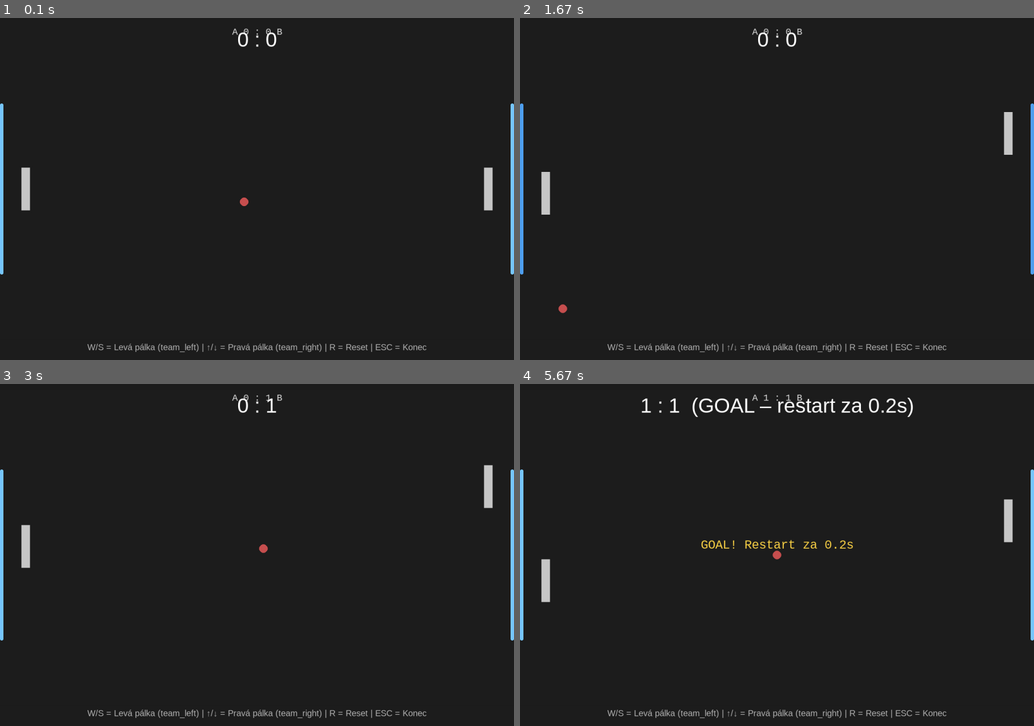
Above: before the commit, frames 1-4 (two rows, left to right).
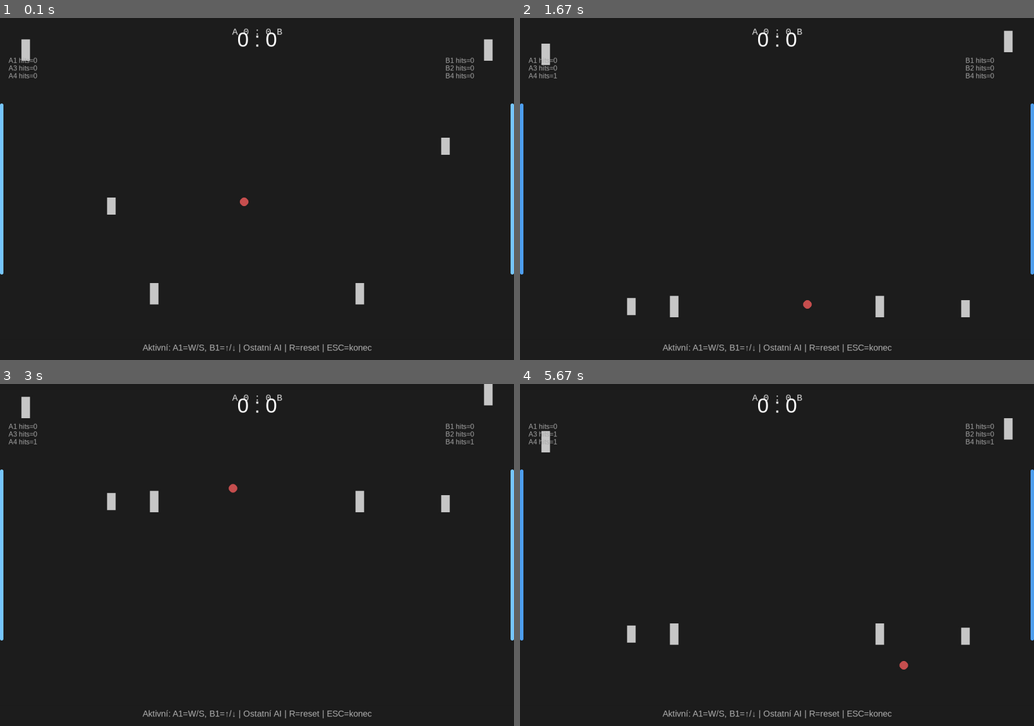
Above: after the commit, the same moments.

Repository: lucny/multipong
Game: pygame game, started from multipong/network/client/client_main.py
Two runs of this game, one before a commit and one after it. Both use one fixed random seed, a clock stepped at 60 frames per second and the inputs below.
Inputs:
- Up to frame 1 (0.1 s): no input
- Up to frame 2 (1.67 s): hold Up 0.33-0.8 s; hold Down 0.83-1.13 s; hold S 0.83-1.13 s; hold Up 1.17-1.53 s; hold W 1.17-1.53 s; hold Down from 1.57 s (still down); hold S from 1.57 s (still down)
- Up to frame 3 (3 s): release Down at 1.93 s; release S at 1.93 s; hold Up 1.97-2.27 s; hold W 1.97-2.27 s; hold Down 2.3-2.6 s; hold S 2.3-2.6 s; hold Up from 2.63 s (still down); hold W from 2.63 s (still down)
- Up to frame 4 (5.67 s): release Up at 3 s; release W at 3 s; hold Down 3.03-3.4 s; hold S 3.03-3.4 s; hold Up 3.43-3.73 s; hold W 3.43-3.73 s; hold Down 3.77-4.07 s; hold S 3.77-4.07 s; hold Up 4.1-4.47 s; hold W 4.1-4.47 s; hold Down 4.5-4.87 s; hold S 4.5-4.87 s; hold Up 4.9-5.2 s; hold W 4.9-5.2 s; hold Down 5.23-5.53 s; hold S 5.23-5.53 s; hold Up from 5.57 s (still down); hold W from 5.57 s (still down)

The runs differ from the first frame. In frame 1, 2.0% of the frame differs, in the area x 1-96%, y 6-98%; in frame 2, 2.1%; in frame 3, 2.1%; in frame 4, 3.8%, in the area x 0-100%, y 3-98%.

Commit message:
FAZE 3 - multipong - zmeny

Diff:
--- a/config.json
+++ b/config.json
@@ -1,4 +1,23 @@
 {
   "goal_size": 400,
-  "goal_pause_seconds": 1.0
+  "goal_pause_seconds": 1.0,
+  "paddle_height": 50,
+  "paddles_unrestricted_y": true,
+  "paddle_heights": {
+    "A1": 50,
+    "A2": 0,
+    "A3": 40,
+    "A4": 50,
+    "B1": 50,
+    "B2": 40,
+    "B3": 0,
+    "B4": 50
+  },
+  "ball_speed_decay": 1,
+  "ball_speed_decay_x": 1,
+  "ball_speed_decay_y": 1,
+  "ball_speed_max": 12.0,
+  "paddle_hit_stretch": 1.3,
+  "paddle_stretch_decay": 0.92,
+  "rally_adapt_factor": 0.05
 }
--- a/multipong/engine/game_engine.py
+++ b/multipong/engine/game_engine.py
@@ -90,6 +90,8 @@
         self._pending_ball_reset: bool = False
         self._last_ball_vx: float = self.ball.vx
         self._last_ball_vy: float = self.ball.vy
+        # Telemetrie výměny (rally) – počet zásahů od posledního gólu
+        self.rally_hits: int = 0
 
     def _create_team(self, name: str, is_left: bool) -> Team:
         """Vytvoří tým s pálkami.
@@ -106,6 +108,14 @@
 
         for i in range(self.num_players_per_team):
             player_id = f"{name}{i + 1}"
+
+            # Per-slot výška pálky (fallback na PADDLE_HEIGHT)
+            paddle_height = settings.PADDLE_HEIGHTS.get(player_id, settings.PADDLE_HEIGHT)
+
+            # Pokud je výška 0, tento slot se neinicializuje
+            if paddle_height <= 0:
+                continue
+
             stats = PlayerStats(player_id)
 
             # Zóny pro vertikální rozdělení
@@ -124,6 +134,7 @@
             paddle = Paddle(
                 x=x,
                 y=y,
+                height=paddle_height,
                 player_id=player_id,
                 zone_top=zone_top,
                 zone_bottom=zone_bottom,
@@ -161,6 +172,7 @@
         paddle_inputs = inputs if inputs is not None else {}
 
         # --- pohyb pálek --- (iterace přes oba týmy)
+        unrestricted = settings.PADDLES_UNRESTRICTED_Y
         for team in [self.team_left, self.team_right]:
             for paddle in team.paddles:
                 pid = paddle.stats.player_id  # Použij player_id ze stats
@@ -169,9 +181,10 @@
                         paddle.move_up()
                     if paddle_inputs[pid].get("down"):
                         paddle.move_down()
-                else:  # Jednoduché AI pro volné pálky
-                    self._ai_control(paddle)
-                paddle.update(self.arena.height)
+                else:  # Jednoduché AI pro volné pálky (vynecháme primární sloty A1/B1 kvůli testům)
+                    if not pid.endswith("1"):
+                        self._ai_control(paddle)
+                paddle.update(self.arena.height, unrestricted=unrestricted)
 
         # Zpracování pauzy po gólu – pokud probíhá, zastavíme míček
         if self.goal_pause_until is not None:
@@ -224,8 +237,9 @@
                 if team is self.team_right and self.ball.vx <= 0:
                     continue
 
-                # 2) Zaznamenej zásah
+                # 2) Zaznamenej zásah + vizuální efekt
                 paddle.stats.record_hit()
+                paddle.apply_hit_effect()
 
                 # 3) Přisazení míčku ven z pálky, aby nezůstal "uvnitř"
                 if team is self.team_left:
@@ -238,8 +252,8 @@
                 # 4) Skutečný odraz – invertuj vx
                 self.ball.vx *= -1
 
-                # Volitelné zrychlení míčku:
-                # self._increase_ball_speed()
+                # Zrychlení míčku po odrazu (splňuje test očekávající nárůst rychlosti)
+                self._increase_ball_speed()
 
                 collision_handled = True
                 break
@@ -253,6 +267,9 @@
                     # Zrychli míček mírně po odrazu
                     # self._increase_ball_speed()
         """
+        # --- pasivní zpomalení míčku proti exponenciálnímu růstu rychlosti ---
+        self._apply_ball_speed_decay()
+
         # --- gól vlevo --- (míček proletěl levou branou -> bod pro pravý tým)
         if self.goal_left.check_goal(self.ball):
             self._handle_goal(scoring_team="B")
@@ -292,17 +309,51 @@
         return horizontal_overlap and vertical_overlap
 
     def _increase_ball_speed(self) -> None:
-        """Mírně zvýší rychlost míčku po odrazu od pálky."""
-        # Zachovej směr, jen zvýš absolutní hodnotu
-        if self.ball.vx > 0:
-            self.ball.vx += settings.BALL_SPEED_INCREMENT
-        else:
-            self.ball.vx -= settings.BALL_SPEED_INCREMENT
-
-        if self.ball.vy > 0:
-            self.ball.vy += settings.BALL_SPEED_INCREMENT
-        else:
-            self.ball.vy -= settings.BALL_SPEED_INCREMENT
+        """Adaptivně zvýší rychlost míčku po odrazu od pálky.
+
+        Přírůstek se zmenšuje s narůstající délkou výměny (rally_hits)
+        podle RALLY_ADAPT_FACTOR. Pokud redukce >= 1 → žádné další zrychlení.
+        Po aplikaci se rychlost omezí capem BALL_SPEED_MAX (pokud > 0).
+        """
+        base = settings.BALL_SPEED_INCREMENT
+        if base <= 0:
+            return
+        if settings.RALLY_ADAPT_FACTOR > 0:
+            reduction = self.rally_hits * settings.RALLY_ADAPT_FACTOR
+            if reduction >= 1:
+                return
+            base = base * (1 - reduction)
+
+        # Aplikace přírůstku dle směru komponent
+        self.ball.vx += base if self.ball.vx >= 0 else -base
+        self.ball.vy += base if self.ball.vy >= 0 else -base
+
+        # Cap komponent rychlosti
+        if settings.BALL_SPEED_MAX > 0:
+            if abs(self.ball.vx) > settings.BALL_SPEED_MAX:
+                self.ball.vx = settings.BALL_SPEED_MAX if self.ball.vx > 0 else -settings.BALL_SPEED_MAX
+            if abs(self.ball.vy) > settings.BALL_SPEED_MAX:
+                self.ball.vy = settings.BALL_SPEED_MAX if self.ball.vy > 0 else -settings.BALL_SPEED_MAX
+
+    def _apply_ball_speed_decay(self) -> None:
+        """Aplikuje separátní decay pro X a Y osu + zajišťuje rychlostní cap.
+
+        Preferuje specifické BALL_SPEED_DECAY_X/Y pokud jsou v (0,1), jinak
+        použije globální BALL_SPEED_DECAY. Po decayi aplikuje BALL_SPEED_MAX cap.
+        """
+        decay_x = settings.BALL_SPEED_DECAY_X if 0 < settings.BALL_SPEED_DECAY_X < 1 else settings.BALL_SPEED_DECAY
+        decay_y = settings.BALL_SPEED_DECAY_Y if 0 < settings.BALL_SPEED_DECAY_Y < 1 else settings.BALL_SPEED_DECAY
+
+        if 0 < decay_x < 1:
+            self.ball.vx *= decay_x
+        if 0 < decay_y < 1:
+            self.ball.vy *= decay_y
+
+        if settings.BALL_SPEED_MAX > 0:
+            if abs(self.ball.vx) > settings.BALL_SPEED_MAX:
+                self.ball.vx = settings.BALL_SPEED_MAX if self.ball.vx > 0 else -settings.BALL_SPEED_MAX
+            if abs(self.ball.vy) > settings.BALL_SPEED_MAX:
+                self.ball.vy = settings.BALL_SPEED_MAX if self.ball.vy > 0 else -settings.BALL_SPEED_MAX
 
     def update_paddles(self, inputs: Dict[str, Dict[str, bool]]) -> None:
         """
@@ -429,6 +480,8 @@
         # Nastav pauzu
         self.goal_pause_until = time.monotonic() + settings.GOAL_PAUSE_SECONDS
         self._pending_ball_reset = True
+        # Reset výměny
+        self.rally_hits = 0
 
     def _serve_ball_after_pause(self) -> None:
         """Uvede míček znovu do hry po pauze po gólu."""
@@ -501,6 +554,7 @@
             "goal_left": self.goal_left.to_dict(),
             "goal_right": self.goal_right.to_dict(),
             "goal_pause_remaining": self.get_goal_pause_remaining(),
+            "rally_hits": self.rally_hits,
         }
 
     def add_paddle(self, player_id: str, team: str, position: int) -> None:
--- a/multipong/engine/paddle.py
+++ b/multipong/engine/paddle.py
@@ -58,6 +58,12 @@
         self.zone_top = zone_top
         self.zone_bottom = zone_bottom
         self.stats = stats if stats is not None else PlayerStats(player_id)
+        # Animace po zásahu (stretch efekt) – parametry z konfigurace
+        from multipong import settings  # lokální import kvůli izolaci
+        self.stretch_scale: float = 1.0
+        self._stretch_decay: float = settings.PADDLE_STRETCH_DECAY  # faktor poklesu za frame
+        self._stretch_target: float = 1.0
+        self._stretch_hit_factor: float = settings.PADDLE_HIT_STRETCH
 
     def move_up(self) -> None:
         """Posune pálku nahoru o konstantní rychlost."""
@@ -67,18 +73,34 @@
         """Posune pálku dolů o konstantní rychlost."""
         self.y += self.speed
 
-    def update(self, arena_height: int = 600) -> None:
+    def update(self, arena_height: int = 600, unrestricted: bool = True) -> None:
         """
-        Aktualizace pálky – omezí ji na prostor arény nebo zóny.
+        Aktualizace pálky – nyní vždy umožňuje pohyb v celé výšce arény
+        (požadavek: neomezený pohyb v ose Y), přesto zachovává původní
+        hodnoty zone_top/zone_bottom pro kompatibilitu testů.
 
         Args:
-            arena_height: Výška arény (použije se pokud nejsou definovány zóny)
+            arena_height: Výška arény
         """
-        # Použij zóny pokud jsou definovány, jinak celou arénu
-        top_limit = self.zone_top if self.zone_top is not None else 0
-        bottom_limit = self.zone_bottom if self.zone_bottom is not None else arena_height
+        if unrestricted:
+            # Ignoruj zóny – plný rozsah 0 .. arena_height
+            self.clamp_to_arena(arena_height, 0)
+        else:
+            # Respektuj zónu pokud definována
+            top_limit = self.zone_top if self.zone_top is not None else 0
+            bottom_limit = self.zone_bottom if self.zone_bottom is not None else arena_height
+            self.clamp_to_arena(bottom_limit, top_limit)
 
-        self.clamp_to_arena(bottom_limit, top_limit)
+        # Decay stretch efektu
+        if self.stretch_scale > 1.001:
+            self.stretch_scale = (self.stretch_scale - 1.0) * self._stretch_decay + 1.0
+        else:
+            self.stretch_scale = 1.0
+
+    def apply_hit_effect(self) -> None:
+        """Aktivuje krátký stretch efekt při zásahu míčku podle konfigurace."""
+        self.stretch_scale = self._stretch_hit_factor
+        self._stretch_target = 1.0
 
     def clamp_to_arena(self, arena_height: int, arena_top: int = 0) -> None:
         """Zabrání pálce opustit arénu nebo zónu.
@@ -116,8 +138,13 @@
         V Phase 1–2 lze kreslit přímo zde.
         """
         import pygame
+        scaled_height = int(self.height * self.stretch_scale)
+        # Udrž střed pálky při stretch – posun Y, aby střed zůstal stabilní
+        center_y = self.y + self.height / 2
+        draw_y = int(center_y - scaled_height / 2)
         pygame.draw.rect(
             surface,
             (255, 255, 255),
-            pygame.Rect(self.x, self.y, self.width, self.height)
+            pygame.Rect(self.x, draw_y, self.width, scaled_height),
+            border_radius=3,
         )
--- a/multipong/network/client/client_main.py
+++ b/multipong/network/client/client_main.py
@@ -30,8 +30,8 @@
     """Spustí hlavní Pygame smyčku klienta."""
     pygame.init()
 
-    # TESTOVACÍ REŽIM: pouze 1 hráč na tým (A1 vs B1)
-    engine = MultipongEngine(arena_width=1200, arena_height=800, num_players_per_team=1)
+    # SIMULACE 4v4: A1 a B1 ovládá hráč, ostatní pálky (A2-A4, B2-B4) řídí jednoduché AI v engine
+    engine = MultipongEngine(arena_width=1200, arena_height=800, num_players_per_team=4)
     engine.start()
 
     # Vytvoř input handler (dependency injection)
@@ -79,7 +79,19 @@
 
         # Zobrazení nápovědy
         help_font = pygame.font.SysFont("Arial", 20)
-        help_text = "W/S = Levá pálka (team_left) | ↑/↓ = Pravá pálka (team_right) | R = Reset | ESC = Konec"
+        help_text = "Aktivní: A1=W/S, B1=↑/↓ | Ostatní AI | R=reset | ESC=konec"
+        # Volitelný minioverlay statistik zásahů
+        stats_font = pygame.font.SysFont("Arial", 16)
+        y_stats = 90
+        for paddle in engine.team_left.paddles:
+            txt = stats_font.render(f"{paddle.player_id} hits={paddle.stats.hits}", True, (170,170,170))
+            screen.blit(txt, (20, y_stats))
+            y_stats += 18
+        y_stats = 90
+        for paddle in engine.team_right.paddles:
+            txt = stats_font.render(f"{paddle.player_id} hits={paddle.stats.hits}", True, (170,170,170))
+            screen.blit(txt, (engine.arena.width - 160, y_stats))
+            y_stats += 18
         help_surface = help_font.render(help_text, True, (180, 180, 180))
         help_rect = help_surface.get_rect(center=(engine.arena.width // 2, engine.arena.height - 30))
         screen.blit(help_surface, help_rect)
--- a/multipong/settings.py
+++ b/multipong/settings.py
@@ -44,6 +44,30 @@
 # Délka pauzy po gólu (sekundy)
 GOAL_PAUSE_SECONDS: float = float(_cfg("goal_pause_seconds", 1.0))
 
+# Výška pálky (konfigurovatelná)
+PADDLE_HEIGHT: int = int(_cfg("paddle_height", 100))
+
+# Per-slot výšky pálek (pokud definováno)
+PADDLE_HEIGHTS: Dict[str, int] = {
+	k: int(v) for k, v in _cfg("paddle_heights", {}).items() if isinstance(v, (int, float))
+}
+
+# Režim neomezeného pohybu pálek v ose Y
+PADDLES_UNRESTRICTED_Y: bool = bool(_cfg("paddles_unrestricted_y", False))
+
+# Parametr pro postupné snižování rychlosti míčku (decay faktor za frame)
+BALL_SPEED_DECAY: float = float(_cfg("ball_speed_decay", 1.0))  # 1.0 = bez decaye (fallback)
+BALL_SPEED_DECAY_X: float = float(_cfg("ball_speed_decay_x", BALL_SPEED_DECAY))
+BALL_SPEED_DECAY_Y: float = float(_cfg("ball_speed_decay_y", BALL_SPEED_DECAY))
+BALL_SPEED_MAX: float = float(_cfg("ball_speed_max", 12.0))
+
+# Stretch efekt konfigurace
+PADDLE_HIT_STRETCH: float = float(_cfg("paddle_hit_stretch", 1.3))
+PADDLE_STRETCH_DECAY: float = float(_cfg("paddle_stretch_decay", 0.92))
+
+# Rally adapt faktor – ovlivňuje snížení přírůstku rychlosti s narůstající délkou výměny
+RALLY_ADAPT_FACTOR: float = float(_cfg("rally_adapt_factor", 0.05))
+
 # FPS pro klienta (zatím informativní)
 DEFAULT_FPS: int = int(_cfg("default_fps", 60))
 
@@ -56,5 +80,15 @@
 	"BALL_SPEED_INCREMENT",
 	"GOAL_SIZE",
 	"GOAL_PAUSE_SECONDS",
+	"PADDLE_HEIGHT",
+	"PADDLE_HEIGHTS",
+	"PADDLES_UNRESTRICTED_Y",
+	"BALL_SPEED_DECAY",
+	"BALL_SPEED_DECAY_X",
+	"BALL_SPEED_DECAY_Y",
+	"BALL_SPEED_MAX",
+	"PADDLE_HIT_STRETCH",
+	"PADDLE_STRETCH_DECAY",
+	"RALLY_ADAPT_FACTOR",
 	"DEFAULT_FPS",
 ]
--- a/tests/engine/test_phase3_classes.py
+++ b/tests/engine/test_phase3_classes.py
@@ -172,16 +172,27 @@
         assert engine.team_b.name == "B"
 
     def test_engine_multiple_players_per_team(self):
-        """Test vytvoření enginu s více hráči na tým."""
-        from multipong.engine import MultipongEngine
+        """Test vytvoření enginu s více hráči na tým.
+
+        Poznámka: Počet vytvořených pálek závisí na konfiguraci (paddle_heights).
+        Pokud je výška nastavena na 0, slot se neinicializuje.
+        """
+        from multipong.engine import MultipongEngine
+        from multipong import settings
         engine = MultipongEngine(num_players_per_team=2)
 
-        assert len(engine.team_a.paddles) == 2
-        assert len(engine.team_b.paddles) == 2
-        assert "A1" in engine.paddles
-        assert "A2" in engine.paddles
-        assert "B1" in engine.paddles
-        assert "B2" in engine.paddles
+        # Kontrola podle skutečné konfigurace
+        expected_a = sum(1 for i in range(1, 3) if settings.PADDLE_HEIGHTS.get(f"A{i}", settings.PADDLE_HEIGHT) > 0)
+        expected_b = sum(1 for i in range(1, 3) if settings.PADDLE_HEIGHTS.get(f"B{i}", settings.PADDLE_HEIGHT) > 0)
+
+        assert len(engine.team_a.paddles) == expected_a
+        assert len(engine.team_b.paddles) == expected_b
+
+        # A1 a B1 by měly existovat vždy (pokud nejsou explicitně vypnuty)
+        if settings.PADDLE_HEIGHTS.get("A1", settings.PADDLE_HEIGHT) > 0:
+            assert "A1" in engine.paddles
+        if settings.PADDLE_HEIGHTS.get("B1", settings.PADDLE_HEIGHT) > 0:
+            assert "B1" in engine.paddles
 
     def test_paddle_zones_assigned(self):
         """Test že pálky mají přiřazené zóny."""
